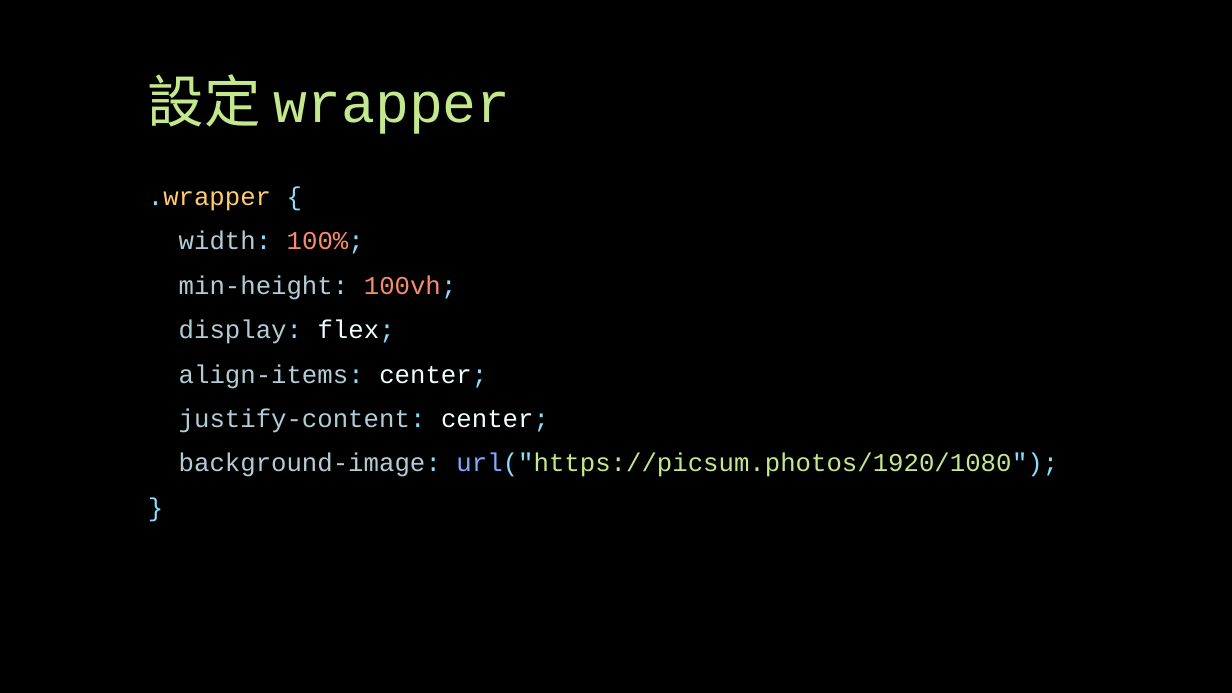
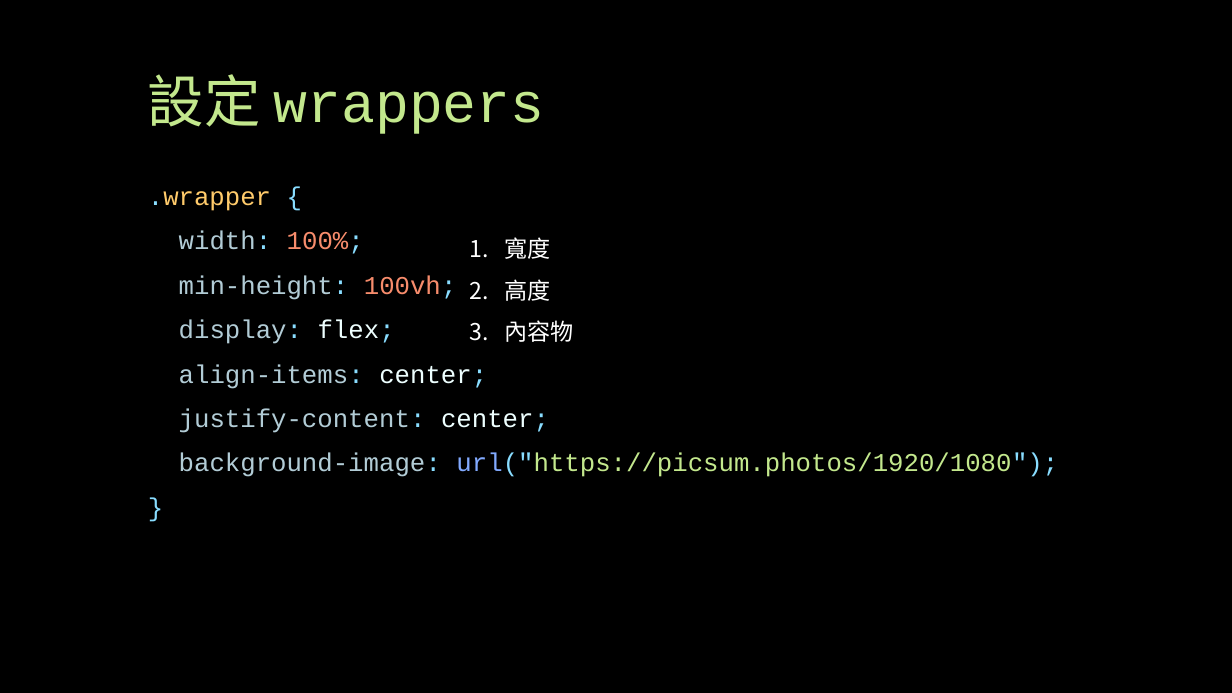
Before and after one commit to Alicexdcw/FrontEndTutorial, a slide deck: slide 30 of sidle-project-porfit.pptx (slide 27 before the commit). Drawn at 1232x693 pixels with LibreOffice and Linux fonts; fonts in the diff are those of the drawing. Boxes give left, top, right and bottom in pixels: in the first picture for what was removed or moved away, otherwise in the second. Text is boxed around its words. In the diff, an @@ line names an element or a change of style, - is before the commit and + after.

```diff
--- a/sidle-project-porfit.pptx
+++ b/sidle-project-porfit.pptx
@@ title at (148,74,545,134): text changed @@
-設定 wrapper
+設定 wrappers
@@ text added at (504,237,573,342), 18 pt, text #FFFFFF @@
+1. 寬度
+2. 高度
+3. 內容物
```
Also in this commit, not shown: 6 other slides changed, 15 slides added, 1 slide removed, 3 other files.
